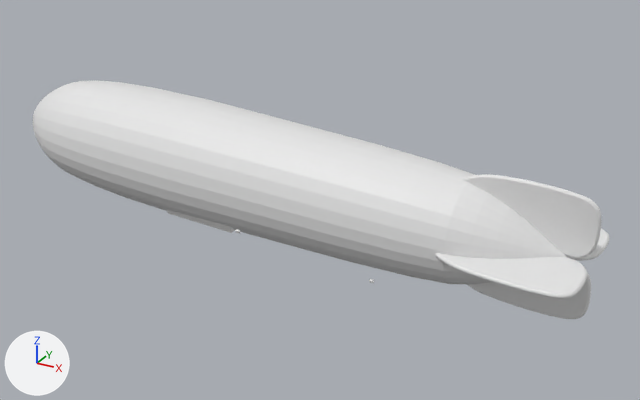
The OBJ model resources/models/Normalized/Rocket/D00564.obj as it was, and as the next commit left it.
The view is the same before and after, from a 50 mm camera at (0.615, -1.06, 0.515) aimed at (0.019, 0.025, -0.028). Every picture has the same lights, and +X, +Y and +Z are marked at lower left. Where no turn or scale is listed for an object, it has been applied to the vertices.

Before the edit, the objects in view are built like this:
```python
me_d00564 = bpy.data.meshes.new('D00564')
me_d00564.from_pydata(...)  # 5008 vertices, 8839 faces; spans x -0.558..0.442, y -0.112..0.107, z -0.106..0.104
ob_d00564 = bpy.data.objects.new('D00564', me_d00564)
ob_d00564.location = (0.0, 0.0, 0.0)
```
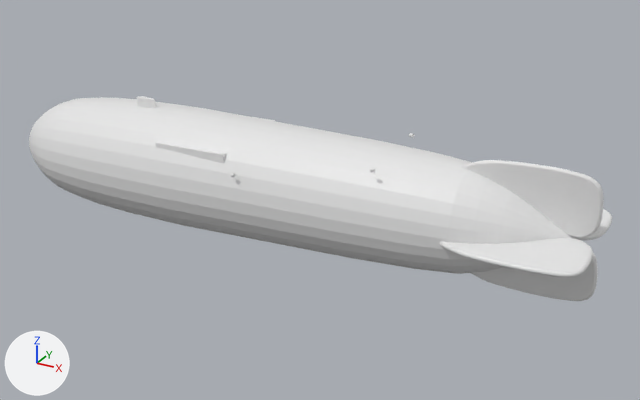
Location of each change, (x1, y1, x2, y2) in pixels of the pictures (640 x 400 px; the box of a moved part takes in the faces that stretch with it):
```json
{"object": "D00564", "change": "reshaped", "before": [33, 80, 609, 319], "after": [29, 96, 612, 301], "on screen": "14% shorter"}
{"part": 1, "of": "me_d00564", "change": "moved or reshaped", "before": [167, 210, 235, 233], "after": [249, 116, 275, 121]}
{"part": 2, "of": "me_d00564", "change": "moved or reshaped", "after": [155, 142, 227, 163], "on screen": "not visible before"}
{"part": 3, "of": "me_d00564", "change": "moved or reshaped", "after": [137, 96, 157, 108], "on screen": "not visible before"}
{"part": 4, "of": "me_d00564", "change": "moved or reshaped", "before": [33, 80, 571, 284], "after": [29, 97, 575, 274]}
{"part": 5, "of": "me_d00564", "change": "moved or reshaped", "before": [435, 174, 609, 319], "after": [369, 133, 612, 301]}
```

The change, as JSON lines over the scene's bpy script:
```json
{"block": "me_d00564", "where": "# used by ob_d00564; location = (0.0, 0.0, 0.0)"}
{"op": "remove", "block": "me_d00564", "code": "me_d00564.from_pydata(...)  # 5008 vertices, 8839 faces; spans x -0.558..0.442, y -0.112..0.107, z -0.106..0.104"}
{"op": "add", "block": "me_d00564", "code": "me_d00564.from_pydata(...)  # 5280 vertices, 9377 faces; spans x -0.558..0.442, y -0.101..0.098, z -0.104..0.107"}
{"block": "me_d00564", "change": "me_d00564 part 1: the loose piece of 8 vertices spanning x -0.213..-0.087, y -0.063..-0.045, z -0.072..-0.054 is multiplied about the mesh origin by the matrix ((0.998, -0.056, 0.002), (-0.056, -0.998, -0.006), (0.002, 0.006, -1.0))"}
{"block": "me_d00564", "change": "me_d00564 part 2: the loose piece of 8 vertices spanning x -0.207..-0.081, y 0.07..0.086, z -0.059..-0.042 is multiplied about the mesh origin by the matrix ((0.998, -0.056, 0.002), (-0.056, -0.998, -0.006), (0.002, 0.006, -1.0))"}
{"block": "me_d00564", "change": "me_d00564 part 3: the loose piece of 40 vertices spanning x -0.298..-0.257, y 0.013..0.027, z -0.099..-0.08 is multiplied about the mesh origin by the matrix ((0.998, -0.056, 0.002), (-0.056, -0.998, -0.006), (0.002, 0.006, -1.0))"}
{"block": "me_d00564", "change": "me_d00564 part 4: the loose piece of 762 vertices spanning x -0.558..0.408, y -0.091..0.107, z -0.089..0.104 is multiplied about the mesh origin by the matrix ((0.998, -0.056, 0.002), (-0.056, -0.998, -0.006), (0.002, 0.006, -1.0))"}
{"block": "me_d00564", "change": "me_d00564 part 5: 3050 vertices removed from x 0.236..0.442, y -0.112..0.081, z -0.106..0.087; 3786 vertices added at x 0.147..0.442, y -0.101..0.091, z -0.086..0.107"}
```
